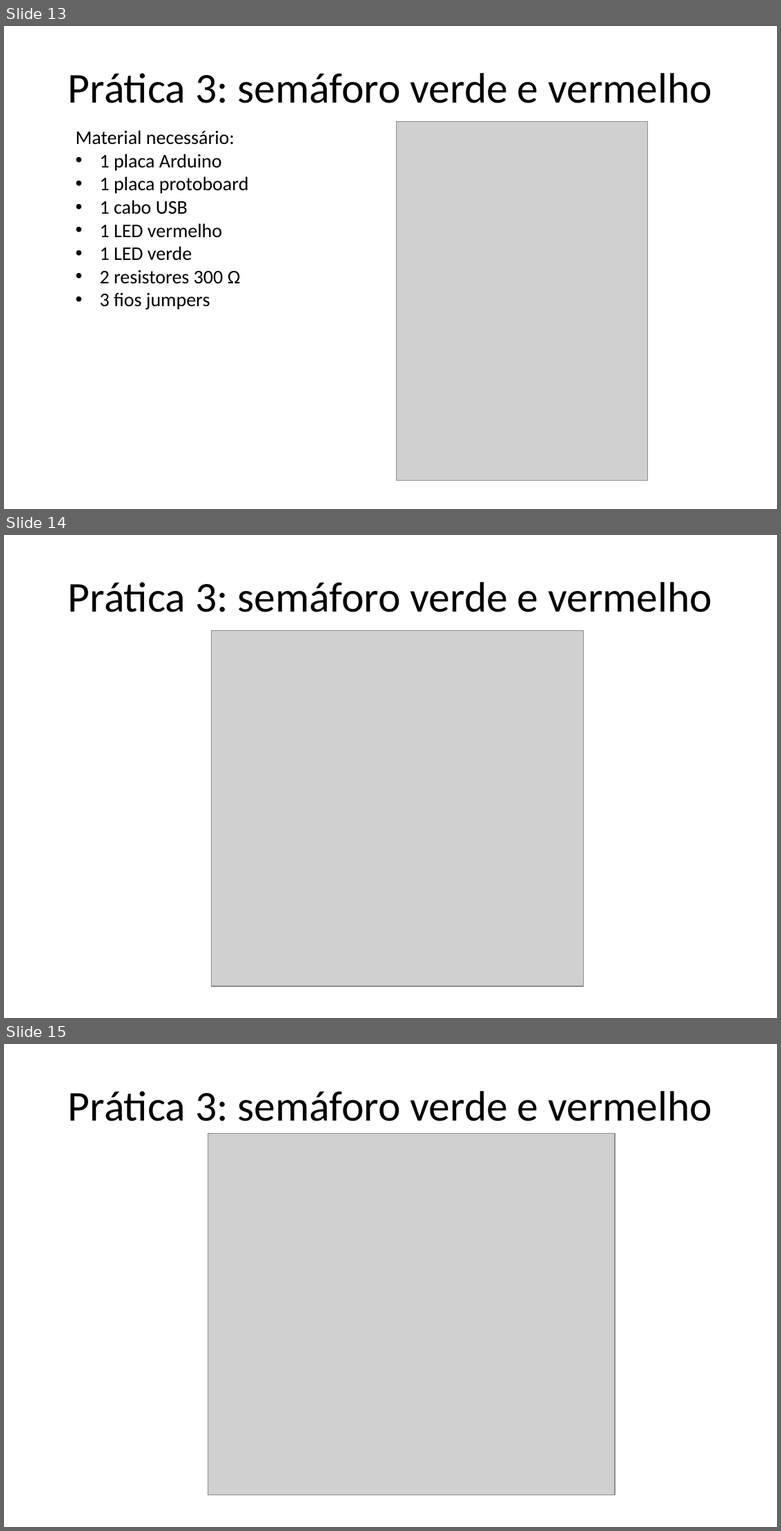
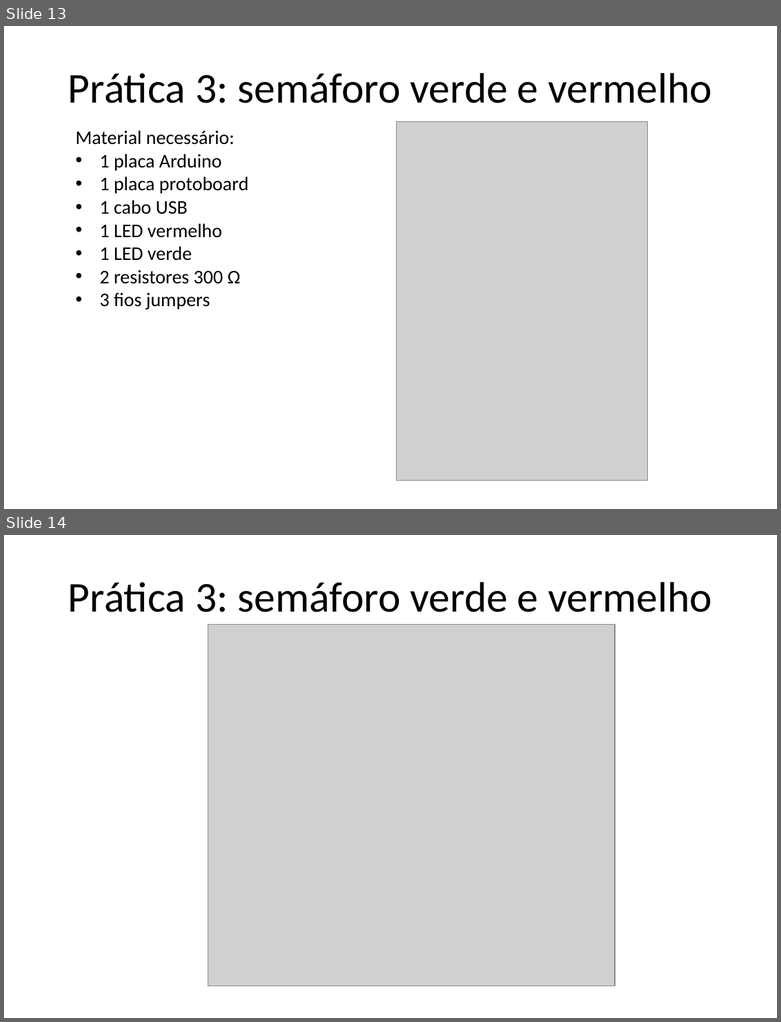
Before and after one commit to Gabrielgps25/Voluntariado-Arduino-Alpha, a slide deck: apresentacaoDeApoioArduinoIVoluntarios.pptx. Shown one above the other, each under a label of ours: slides 13, 14 and 15 before the commit, slides 13 and 14 after it. The pictures are 781x1531 and 781x1022 pixels, drawn with LibreOffice and Linux fonts; fonts in the diff are those of the drawing; grey boxes stand for pictures. Boxes give left, top, right and bottom in pixels: in the first picture for what was removed or moved away, otherwise in the second. Text is boxed around its words. In the diff, an @@ line names an element or a change of style, - is before the commit and + after.

```diff
--- a/apresentacaoDeApoioArduinoIVoluntarios.pptx
+++ b/apresentacaoDeApoioArduinoIVoluntarios.pptx
@@ slide 14 removed at bbox=[4, 535, 777, 1018], background #FFFFFF @@
@@ title removed at bbox=[68, 582, 712, 612] @@
-Prática 3: semáforo verde e vermelho
@@ picture removed at bbox=[211, 631, 584, 987] @@
@@ what was slide 15 is now slide 14 @@
```
Also in this commit, not shown: 18 slides changed, 3 slides added.
